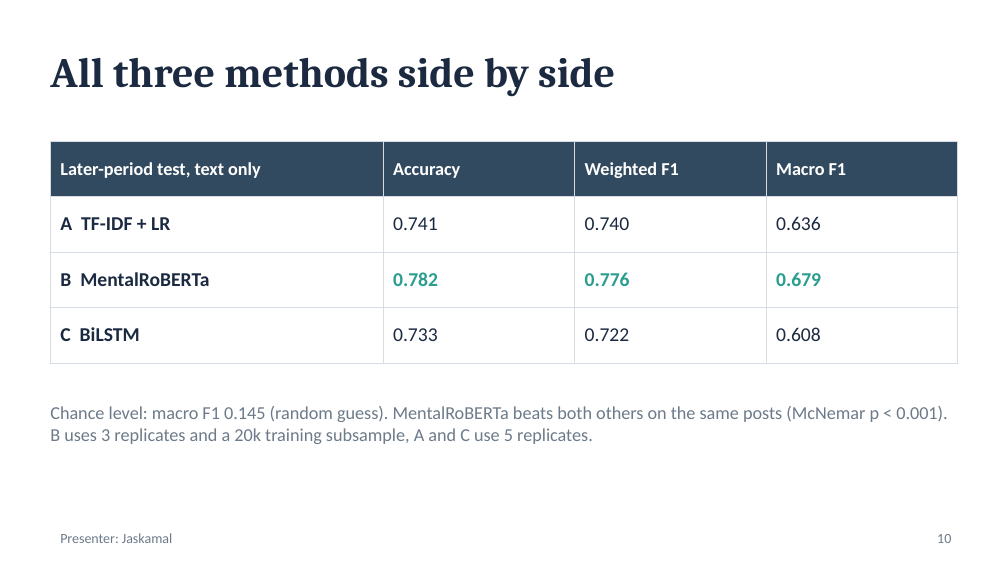
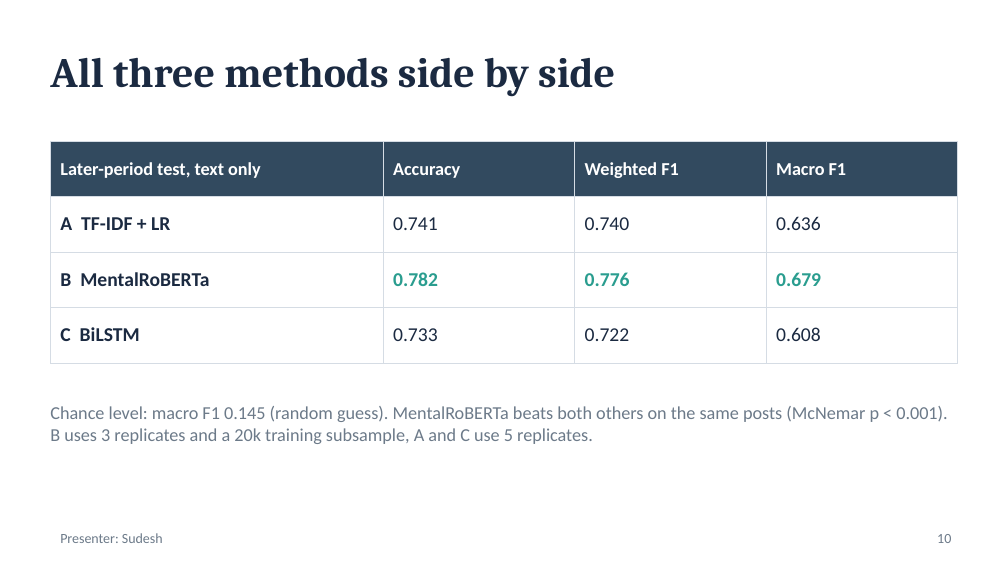
Before and after one commit to Abhinavxox/reddit-mental-health-timing, a slide deck: slide 10 of slides/Phase1_Timing_Matters.pptx. Drawn at 1008x567 pixels with LibreOffice and Linux fonts; fonts in the diff are those of the drawing. Boxes give left, top, right and bottom in pixels: in the first picture for what was removed or moved away, otherwise in the second. Text is boxed around its words. In the diff, an @@ line names an element or a change of style, - is before the commit and + after.

Commit message:
Rebalance speaking parts: more for Xing and Sudesh, one slide each for Jaskamal and Zohaib

```diff
--- a/slides/Phase1_Timing_Matters.pptx
+++ b/slides/Phase1_Timing_Matters.pptx
@@ text at (x1=60, y1=533, x2=163, y2=543): text changed @@
-Presenter: Jaskamal
+Presenter: Sudesh
```
Also in this commit, not shown: 4 other slides changed, 4 other files.
